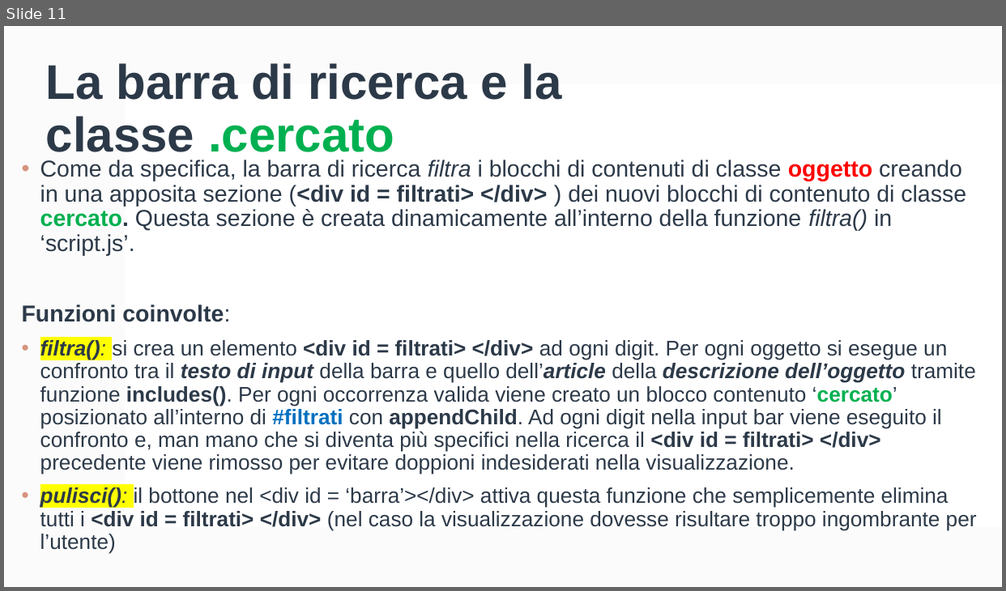
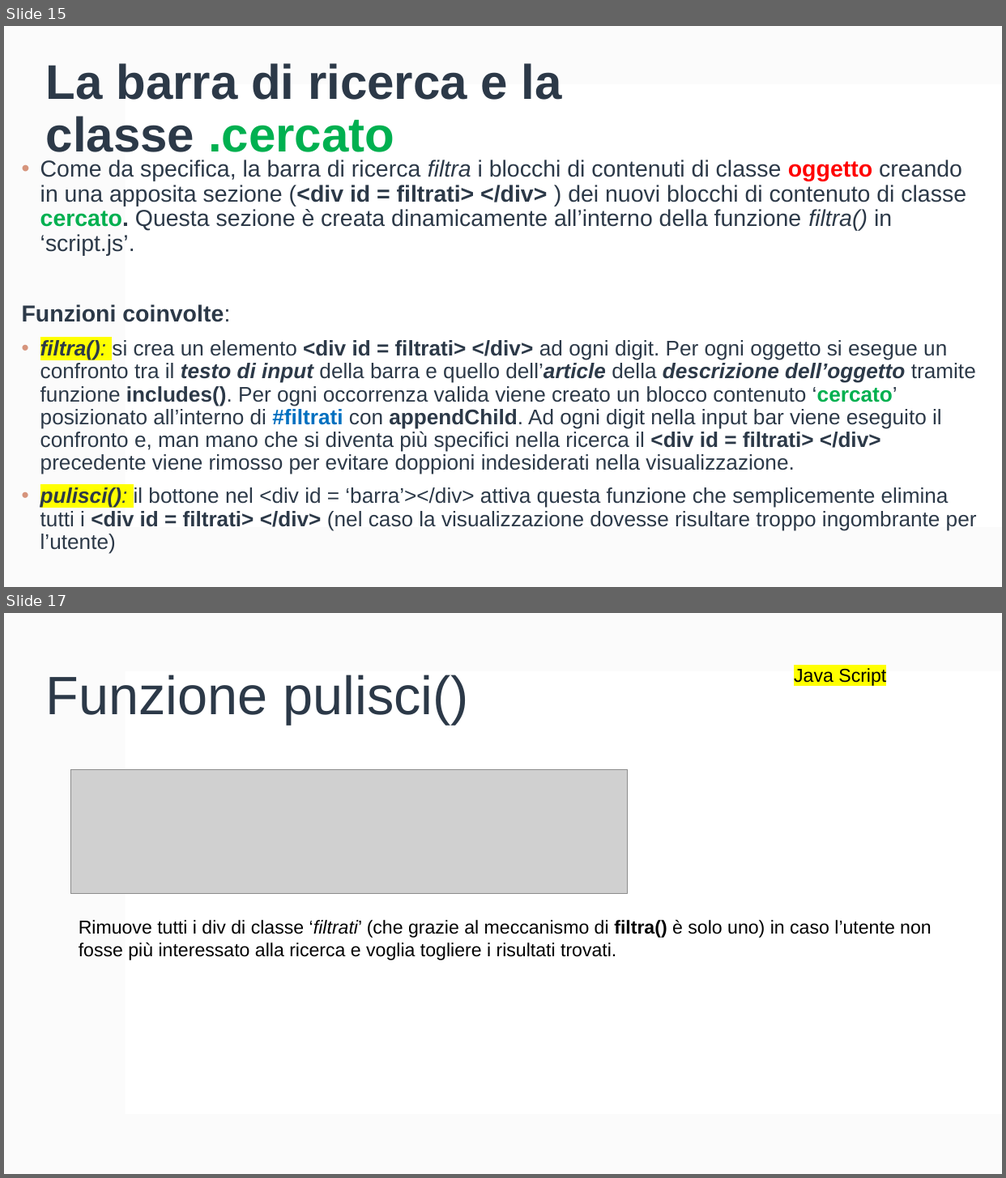
Before and after one commit to FrancescoCt/mhw2, a slide deck: mhw2.pptx. Shown one above the other, each under a label of ours: slide 11 before the commit, slides 15 and 17 after it; the slides between them are not shown. The pictures are 1006x591 and 1006x1178 pixels, drawn with LibreOffice and Linux fonts; fonts in the diff are those of the drawing; grey boxes stand for pictures. Boxes give left, top, right and bottom in pixels: in the first picture for what was removed or moved away, otherwise in the second. Text is boxed around its words. In the diff, an @@ line names an element or a change of style, - is before the commit and + after.

```diff
--- a/mhw2.pptx
+++ b/mhw2.pptx
@@ slide 17 added at [4, 613, 1002, 1174], background #FFFFFF; not listed: 2 template elements that a slide beside it also shows @@
@@ title added at [46, 675, 469, 724], 52 pt, text #2C3948 @@
+Funzione pulisci()
@@ text added at [794, 668, 886, 686], 18 pt, text #000000 @@
+Java Script
@@ picture added at [71, 769, 629, 894] @@
@@ text added at [79, 920, 931, 960], 18 pt, text #000000 @@
+Rimuove tutti i div di classe ‘filtrati’ (che grazie al meccanismo di filtra() è solo uno) in caso l’utente non fosse più interessato alla ricerca e voglia togliere i risultati trovati.
@@ what was slide 11 is now slide 15 @@
```
Also in this commit, not shown: 5 other slides added.
